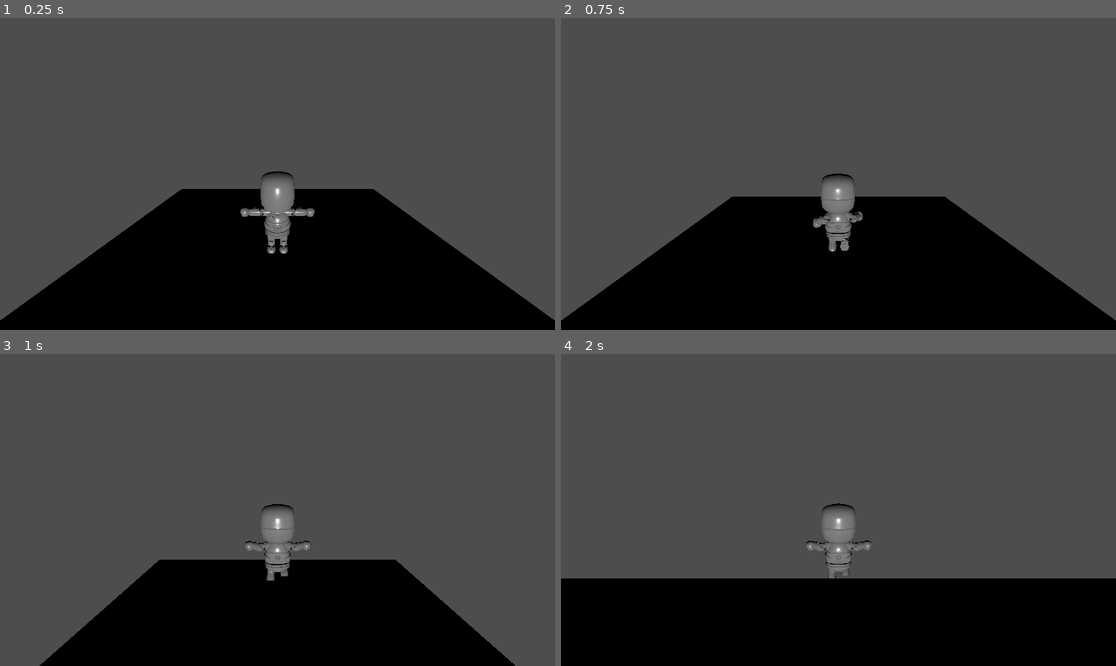
Above: before the commit, frames 1-4 (two rows, left to right).
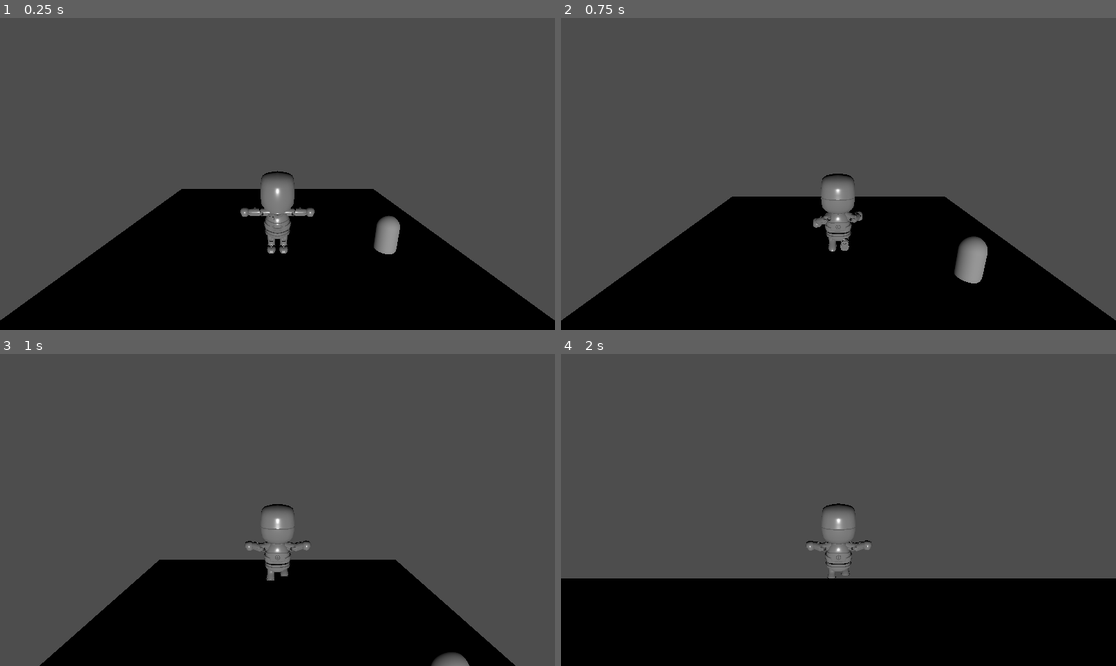
Above: after the commit, the same moments.

Repository: kyanethmoran/For-Better-or-Bones
Game: Godot game, scene res://levels/test_level.tscn
Two runs of this game, one before a commit and one after it. Both use one fixed random seed, a clock stepped at 60 frames per second and the inputs below.
Inputs:
- Up to frame 1 (0.25 s): no input
- Up to frame 2 (0.75 s): tap Enter at 0.5 s; hold W (move_forward) from 0.53 s (still down)
- Up to frame 3 (1 s): keep holding W (move_forward); tap Space (jump) at 0.77 s
- Up to frame 4 (2 s): keep holding W (move_forward); tap Space (jump) at 1.52 s

The runs differ from the first frame. In frame 1, 0.5% of the frame differs, in the area x 67-73%, y 63-76%; in frame 2, 0.7%, in the area x 70-77%, y 69-86%; in frame 3, 0.2%; in frame 4, nothing differs.

Commit message:
Add basic bone pickup collectible to Test Level

Diff:
--- a/levels/test_level.tscn
+++ b/levels/test_level.tscn
@@ -1,6 +1,7 @@
 [gd_scene format=3 uid="uid://1usnbdhm5a3"]
 
 [ext_resource type="PackedScene" uid="uid://hqvlsiat2tgb" path="res://characters/player.tscn" id="1_46lwt"]
+[ext_resource type="PackedScene" uid="uid://cllje6ulp78ub" path="res://scenes/pickups/bone_pickup.tscn" id="2_x25rp"]
 
 [sub_resource type="BoxMesh" id="BoxMesh_srpys"]
 size = Vector3(10, 0.2, 10)
@@ -21,3 +22,6 @@
 shape = SubResource("BoxShape3D_srpys")
 
 [node name="Player" parent="." unique_id=1963345648 instance=ExtResource("1_46lwt")]
+
+[node name="BonePickup" parent="." unique_id=1872262186 instance=ExtResource("2_x25rp")]
+transform = Transform3D(1, 0, 0, 0, 1, 0, 0, 0, 1, 3, 0.5, 0)
--- /dev/null
+++ b/scenes/pickups/bone_pickup.tscn
@@ -0,0 +1,17 @@
+[gd_scene format=3 uid="uid://cllje6ulp78ub"]
+
+[ext_resource type="Script" uid="uid://dpn5dr3vv4g56" path="res://scripts/bone_pickup.gd" id="1_adxgm"]
+
+[sub_resource type="CapsuleMesh" id="CapsuleMesh_vdu3x"]
+
+[sub_resource type="SphereShape3D" id="SphereShape3D_adxgm"]
+
+[node name="BonePickup" type="Area3D" unique_id=1872262186]
+script = ExtResource("1_adxgm")
+
+[node name="Visual" type="MeshInstance3D" parent="." unique_id=320263195]
+transform = Transform3D(0.6, 0, 0, 0, 0.6, 0, 0, 0, 0.6, 0, 0, 0)
+mesh = SubResource("CapsuleMesh_vdu3x")
+
+[node name="CollisionShape3D" type="CollisionShape3D" parent="." unique_id=595598447]
+shape = SubResource("SphereShape3D_adxgm")
--- /dev/null
+++ b/scripts/bone_pickup.gd
@@ -0,0 +1,14 @@
+extends Area3D
+
+# When something enters the pickup area,
+# check if it is the Player,
+# print the message,
+# then remove the pickup from the scene.
+
+func _ready() -> void:
+	body_entered.connect(_on_body_entered)
+
+func _on_body_entered(body: Node3D) -> void:
+	if body.name == "Player":
+		print ("Bone collected!")
+		queue_free()
Not shown, added: scripts/bone_pickup.gd.uid
